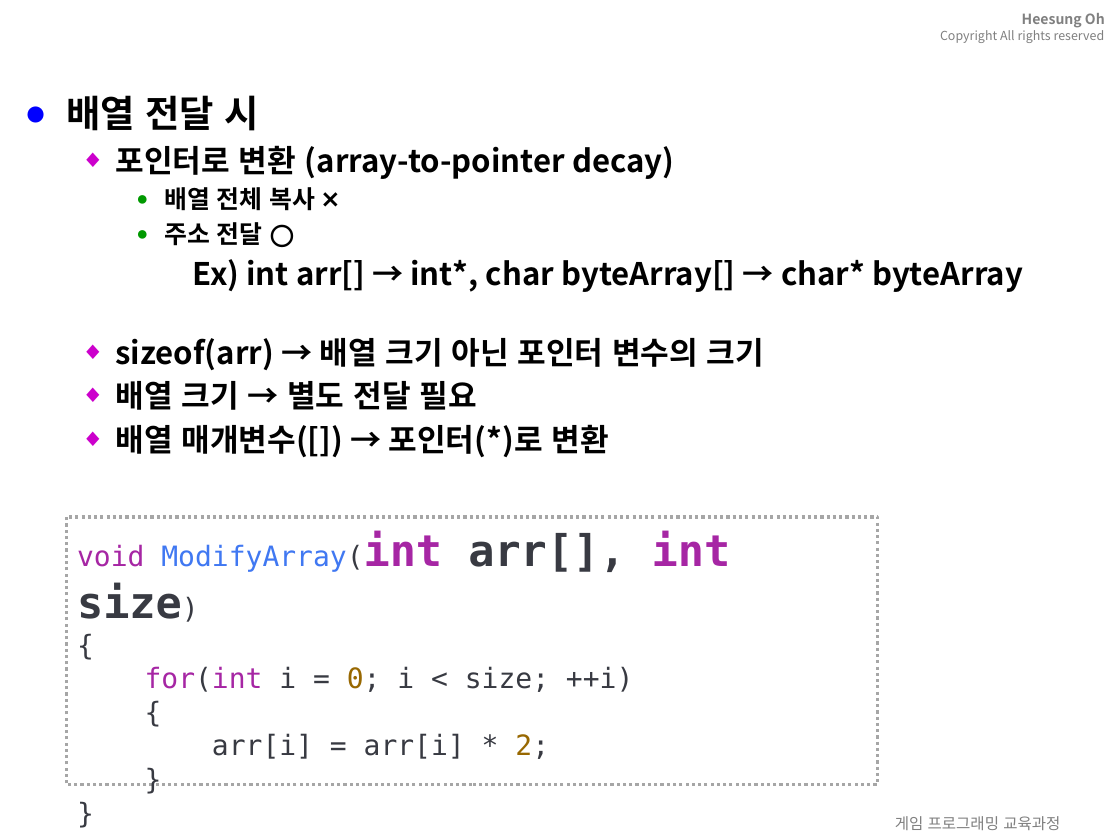
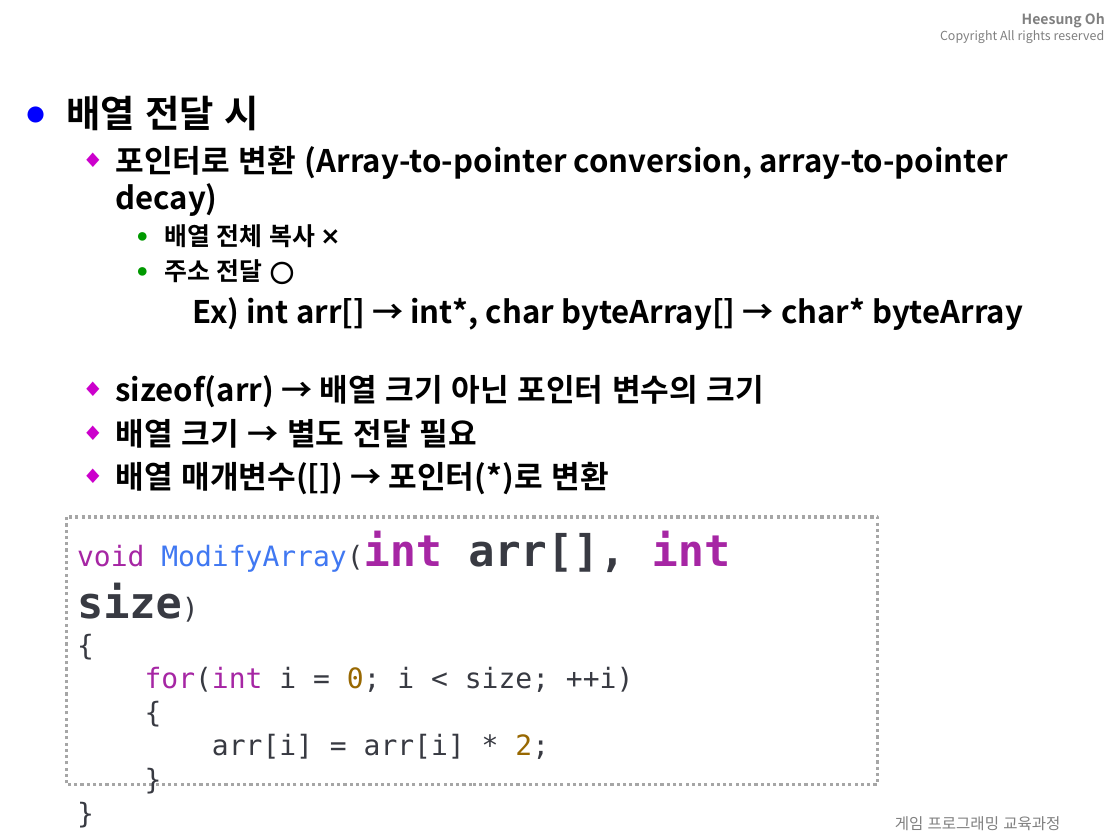
Before and after one commit to 3dapi/bs01_c, a slide deck: slide 35 of ppt/08.C언어-배열과문자열.pptx. Drawn at 1120x840 pixels with LibreOffice and Linux fonts; fonts in the diff are those of the drawing; background and template pictures are left out. Boxes give left, top, right and bottom in pixels: in the first picture for what was removed or moved away, otherwise in the second. Text is boxed around its words. In the diff, an @@ line names an element or a change of style, - is before the commit and + after.

```diff
--- a/ppt/08.C언어-배열과문자열.pptx
+++ b/ppt/08.C언어-배열과문자열.pptx
@@ text at (115,145,1007,216): text changed @@
-  ◆ 포인터로 변환 (array-to-pointer decay)
+  ◆ 포인터로 변환 (Array-to-pointer conversion, array-to-pointer decay)
```
Also in this commit, not shown: 3 other slides changed, 1 slide added, 54 other files.
